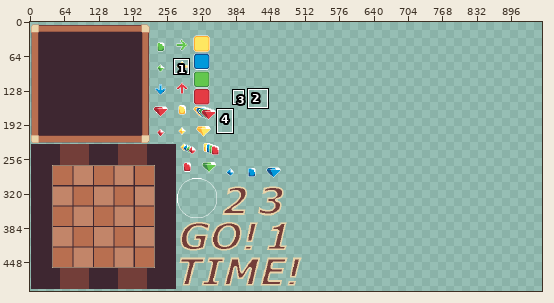
Sprite sheet: assets/gs20.png. The first picture is a wide view before the edit; the outline marks the close-up.
Close-up. First the earlier version:
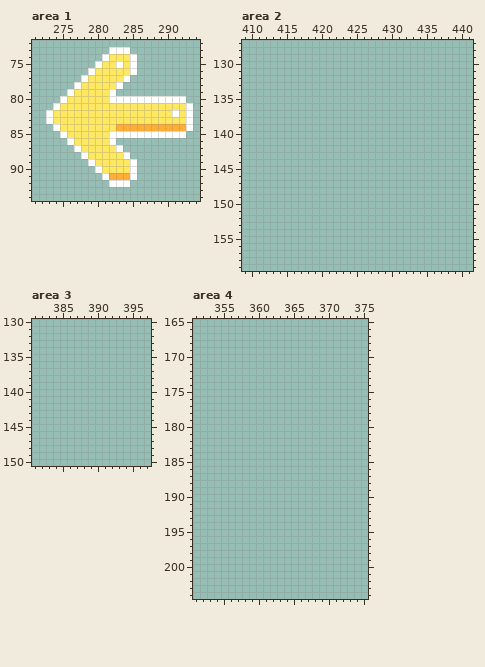
The file is 512x512 pixels. Shown: area 1: x 271..294, y 72..94; area 2: x 409..441, y 127..159; area 3: x 381..397, y 130..150; area 4: x 351..375, y 165..204. The old version is drawn lined up with the new one, on the new canvas. The wide view leaves out empty margins. The commit also changed other parts of the picture, which this record leaves out.
Now the later version:
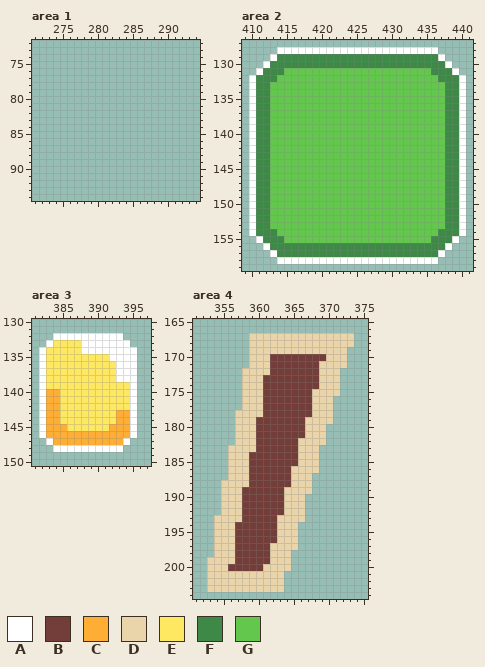
Palette (. is transparent): A #ffffff  B #733e39  C #feae34  D #ead4aa  E #fee761  F #3e8948  G #63c74d
The exact change:
canvas 512x512 -> 1024x512, the old top-left corner now at 0,3 (the part of the old canvas that was cut away was empty and is not shown)
Changed rows in their new state; - is an unchanged pixel.
Area 1:
first column x 273:
73 ---------...---------
74 --------.....--------
75 -------......--------
76 ------.......--------
77 -----.......---------
78 ----.......----------
79 ---.......-----------
80 --..................-
81 -....................
82 .....................
83 .....................
84 -....................
85 --..................-
86 ---.......-----------
87 ----.......----------
88 -----.......---------
89 ------.......--------
90 -------......--------
91 --------.....--------
92 ---------...---------
Area 2:
first column x 410:
128 ----AAAAAAAAAAAAAAAAAAAAAAA----
129 ---AFFFFFFFFFFFFFFFFFFFFFFFA---
130 --AFFFFFFFFFFFFFFFFFFFFFFFFFA--
131 -AFFFGGGGGGGGGGGGGGGGGGGGGFFFA-
132 AFFFGGGGGGGGGGGGGGGGGGGGGGGFFFA
133 AFFGGGGGGGGGGGGGGGGGGGGGGGGGFFA
134 AFFGGGGGGGGGGGGGGGGGGGGGGGGGFFA
135 AFFGGGGGGGGGGGGGGGGGGGGGGGGGFFA
136 AFFGGGGGGGGGGGGGGGGGGGGGGGGGFFA
137 AFFGGGGGGGGGGGGGGGGGGGGGGGGGFFA
138 AFFGGGGGGGGGGGGGGGGGGGGGGGGGFFA
139 AFFGGGGGGGGGGGGGGGGGGGGGGGGGFFA
140 AFFGGGGGGGGGGGGGGGGGGGGGGGGGFFA
141 AFFGGGGGGGGGGGGGGGGGGGGGGGGGFFA
142 AFFGGGGGGGGGGGGGGGGGGGGGGGGGFFA
143 AFFGGGGGGGGGGGGGGGGGGGGGGGGGFFA
144 AFFGGGGGGGGGGGGGGGGGGGGGGGGGFFA
145 AFFGGGGGGGGGGGGGGGGGGGGGGGGGFFA
146 AFFGGGGGGGGGGGGGGGGGGGGGGGGGFFA
147 AFFGGGGGGGGGGGGGGGGGGGGGGGGGFFA
148 AFFGGGGGGGGGGGGGGGGGGGGGGGGGFFA
149 AFFGGGGGGGGGGGGGGGGGGGGGGGGGFFA
150 AFFGGGGGGGGGGGGGGGGGGGGGGGGGFFA
151 AFFGGGGGGGGGGGGGGGGGGGGGGGGGFFA
152 AFFGGGGGGGGGGGGGGGGGGGGGGGGGFFA
153 AFFGGGGGGGGGGGGGGGGGGGGGGGGGFFA
154 AFFFGGGGGGGGGGGGGGGGGGGGGGGFFFA
155 -AFFFGGGGGGGGGGGGGGGGGGGGGFFFA-
156 --AFFFFFFFFFFFFFFFFFFFFFFFFFA--
157 ---AFFFFFFFFFFFFFFFFFFFFFFFA---
158 ----AAAAAAAAAAAAAAAAAAAAAAA----
Area 3:
first column x 382:
132 --AAAAAAAAAA--
133 -AEEEEAAAAAAA-
134 AEEEEEAAAAAAAA
135 AEEEEEEEEEAAAA
136 AEEEEEEEEEEAAA
137 AEEEEEEEEEEAAA
138 AEEEEEEEEEEAAA
139 AEEEEEEEEEEEEA
140 ACCEEEEEEEEEEA
141 ACCEEEEEEEEEEA
142 ACCEEEEEEEEEEA
143 ACCEEEEEEEECCA
144 ACCEEEEEEEECCA
145 ACCCEEEEEECCCA
146 ACCCCCCCCCCCCA
147 -ACCCCCCCCCCA-
148 --AAAAAAAAAA--
Area 4:
first column x 353:
167 ------DDDDDDDDDDDDDDD
168 ------DDDDDDDDDDDDDDD
169 ------DDDDDDDDDDDDDD-
170 ------DDDBBBBBBBBDDD-
171 ------DDDBBBBBBBDDDD-
172 -----DDDDBBBBBBBDDD--
173 -----DDDBBBBBBBBDDD--
174 -----DDDBBBBBBBBDDD--
175 -----DDDBBBBBBBDDDD--
176 -----DDDBBBBBBBDDD---
177 -----DDDBBBBBBBDDD---
178 ----DDDDBBBBBBBDDD---
179 ----DDDBBBBBBBDDDD---
180 ----DDDBBBBBBBDDD----
181 ----DDDBBBBBBBDDD----
182 ----DDDBBBBBBDDDD----
183 ---DDDDBBBBBBDDD-----
184 ---DDDBBBBBBBDDD-----
185 ---DDDBBBBBBBDDD-----
186 ---DDDBBBBBBDDDD-----
187 ---DDDBBBBBBDDD------
188 --DDDDBBBBBBDDD------
189 --DDDBBBBBBDDDD------
190 --DDDBBBBBBDDD-------
191 --DDDBBBBBBDDD-------
192 --DDDBBBBBBDDD-------
193 -DDDDBBBBBDDDD-------
194 -DDDBBBBBBDDD--------
195 -DDDBBBBBBDDD--------
196 -DDDBBBBBBDDD--------
197 -DDDBBBBBDDDD--------
198 -DDDBBBBBDDD---------
199 DDDDBBBBBDDD---------
200 DDDBBBBBDDDD---------
201 DDDDDDDDDDD----------
202 DDDDDDDDDDD----------
203 DDDDDDDDDDD----------
Boxes around the changes in both close-ups, in picture pixels (x1, y1, x2, y2):
erased: (46, 47, 193, 187)
added: (249, 47, 466, 264)
added: (39, 333, 137, 452)
added: (207, 333, 354, 592)
